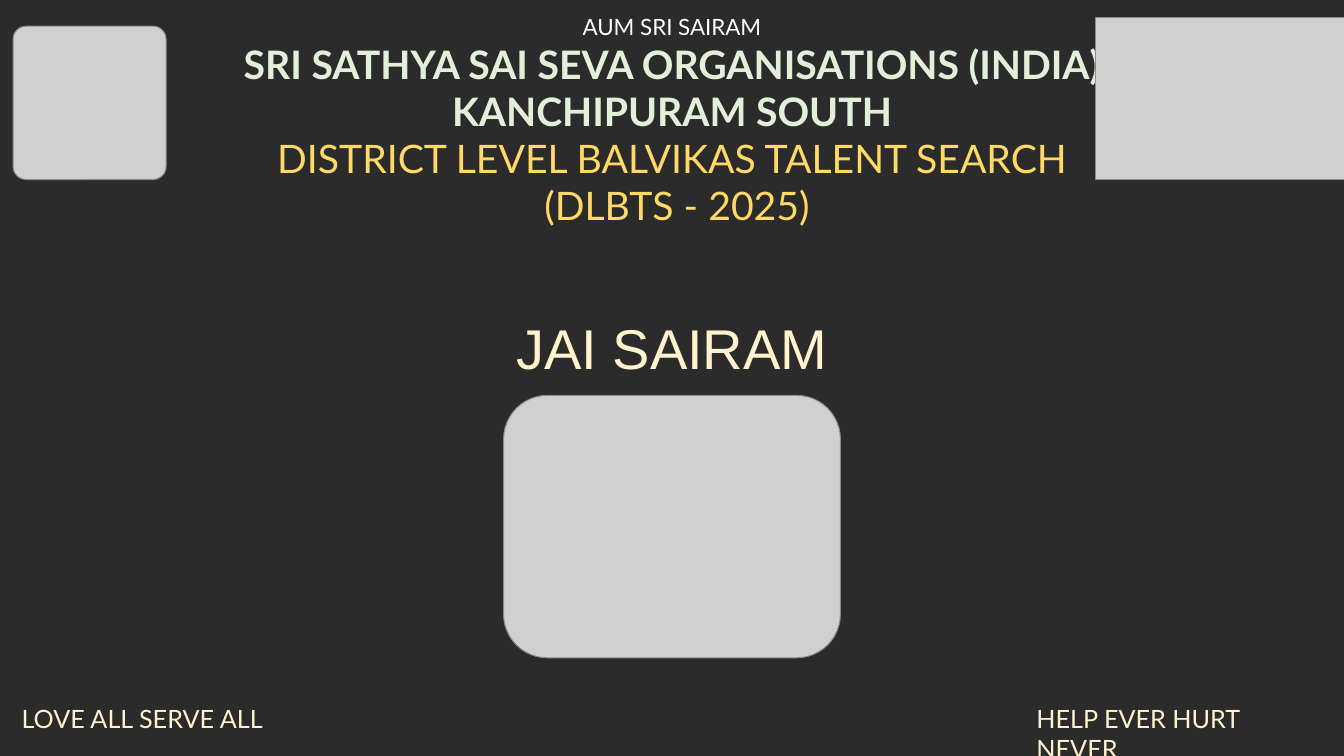
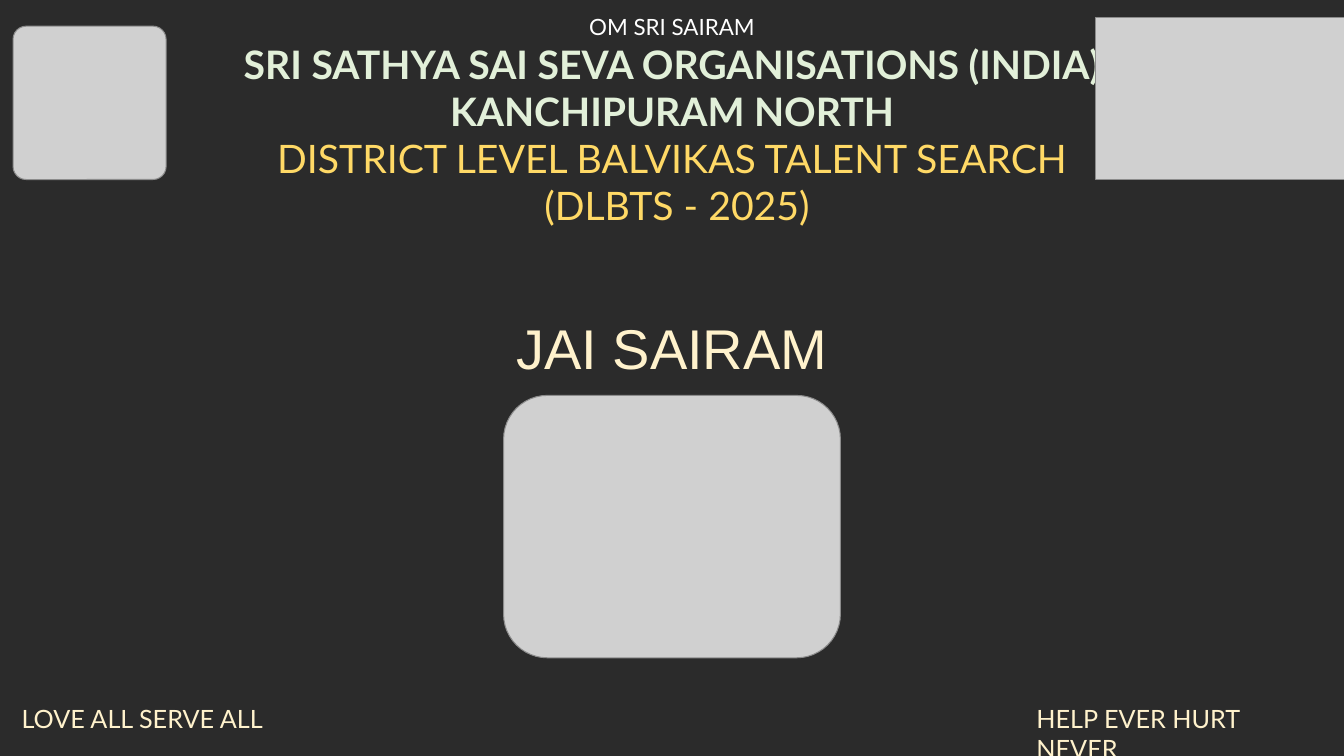
Before and after one commit to Tejeswar-16/dlbts-2025, a slide deck: slide 12 of assets/DLBTS-2025-template.pptx. Drawn at 1344x756 pixels with LibreOffice and Linux fonts; fonts in the diff are those of the drawing; grey boxes stand for pictures; background and template pictures are left out; a plain dark background stands for a picture behind light text. Boxes give left, top, right and bottom in pixels: in the first picture for what was removed or moved away, otherwise in the second. Text is boxed around its words. In the diff, an @@ line names an element or a change of style, - is before the commit and + after.

Commit message:
fixed ppt typo

```diff
--- a/assets/DLBTS-2025-template.pptx
+++ b/assets/DLBTS-2025-template.pptx
@@ text at [589,19,755,35]: text changed @@
-AUM SRI SAIRAM
+OM SRI SAIRAM
@@ text at [450,97,894,127]: text changed @@
-KANCHIPURAM SOUTH
+KANCHIPURAM NORTH
```
Also in this commit, not shown: 11 other slides changed.
